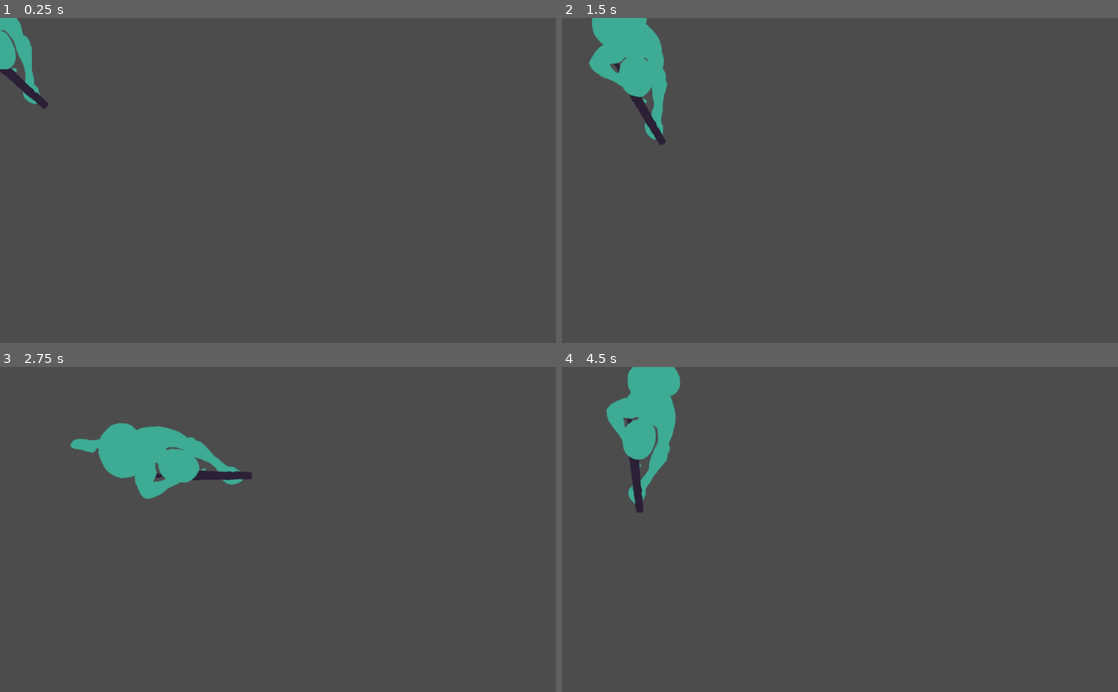
Above: before the commit, frames 1-4 (two rows, left to right).
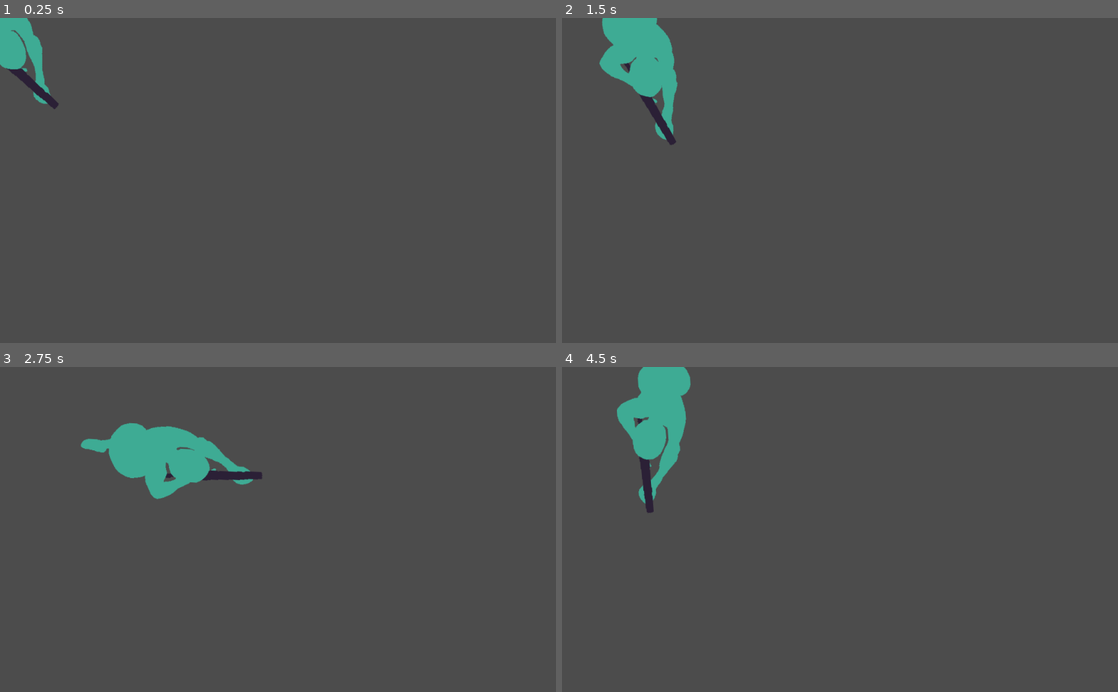
Above: after the commit, the same moments.

Repository: ZeeHatcher/project-vlastos
Game: Godot game, scene res://entities/player/player.tscn
The game is run twice, just before and just after one commit, with the same random seed, the same clock (stepped at 60 frames per second) and the same inputs. The project has no main scene, so this scene is started directly.
Inputs (mouse positions are in pixels of both pictures, inside the frame that each line leads up to):
- Up to frame 1 (0.25 s): no input
- Up to frame 2 (1.5 s): tap Enter at 0.5 s; move the mouse to (962, 164) at 0.52 s; press the mouse at (962, 164) at 0.53 s; hold D (right) 0.53-1.28 s; move the mouse to (728, 196) at 1.27 s; release the mouse at (728, 196) at 1.28 s; hold S (down) from 1.28 s (still down); click (728, 196) at 1.35 s
- Up to frame 3 (2.75 s): move the mouse to (333, 458) at 2.02 s; release S (down) at 2.03 s; press the mouse at (333, 458) at 2.03 s; hold D (right) from 2.03 s (still down)
- Up to frame 4 (4.5 s): move the mouse to (812, 594) at 2.77 s; release D (right) at 2.78 s; release the mouse at (812, 594) at 2.78 s; hold W (up) 2.78-3.53 s; click (812, 594) at 2.85 s; move the mouse to (1006, 578) at 3.52 s; press the mouse at (1006, 578) at 3.53 s; hold A (left) from 3.53 s (still down); move the mouse to (673, 480) at 4.27 s; release the mouse at (673, 480) at 4.28 s; click (673, 480) at 4.35 s

The runs differ from the first frame. In frame 1, 1.1% of the frame differs, in the area x 0-11%, y 0-28%; in frame 2, 1.9%; in frame 3, 1.4%; in frame 4, 2.1%, in the area x 8-24%, y 0-45%.

Commit message:
rotate player node instead of just the sprite

Diff:
--- a/entities/player/player.gd
+++ b/entities/player/player.gd
@@ -52,5 +52,5 @@
 	var mouse_position = get_viewport().get_mouse_position()
 	var direction = global_position.direction_to(mouse_position)
 
-	_sprite.rotation = direction.angle() + PI / 2
+	rotation = direction.angle()
 	_facing = direction
--- a/entities/player/player.tscn
+++ b/entities/player/player.tscn
@@ -98,13 +98,13 @@
 } ]
 
 [sub_resource type="CircleShape2D" id=19]
-radius = 81.4923
+radius = 71.007
 
 [node name="Player" type="KinematicBody2D"]
 script = ExtResource( 1 )
 
 [node name="AnimatedSprite" type="AnimatedSprite" parent="."]
-position = Vector2( -19, 0 )
+rotation = 1.5708
 frames = SubResource( 18 )
 frame = 3
 
